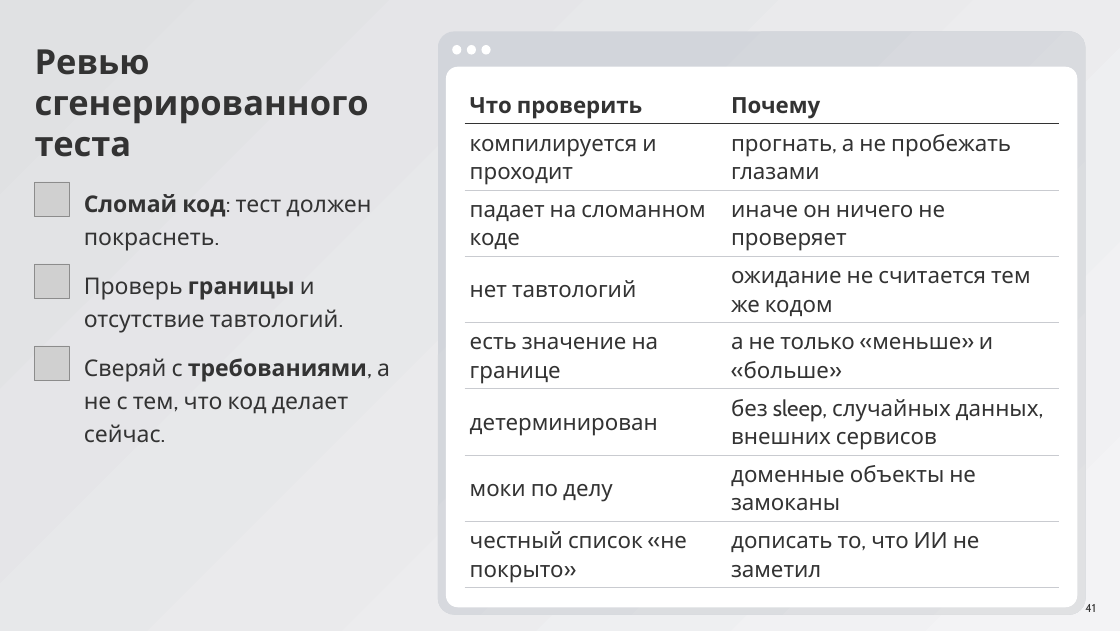
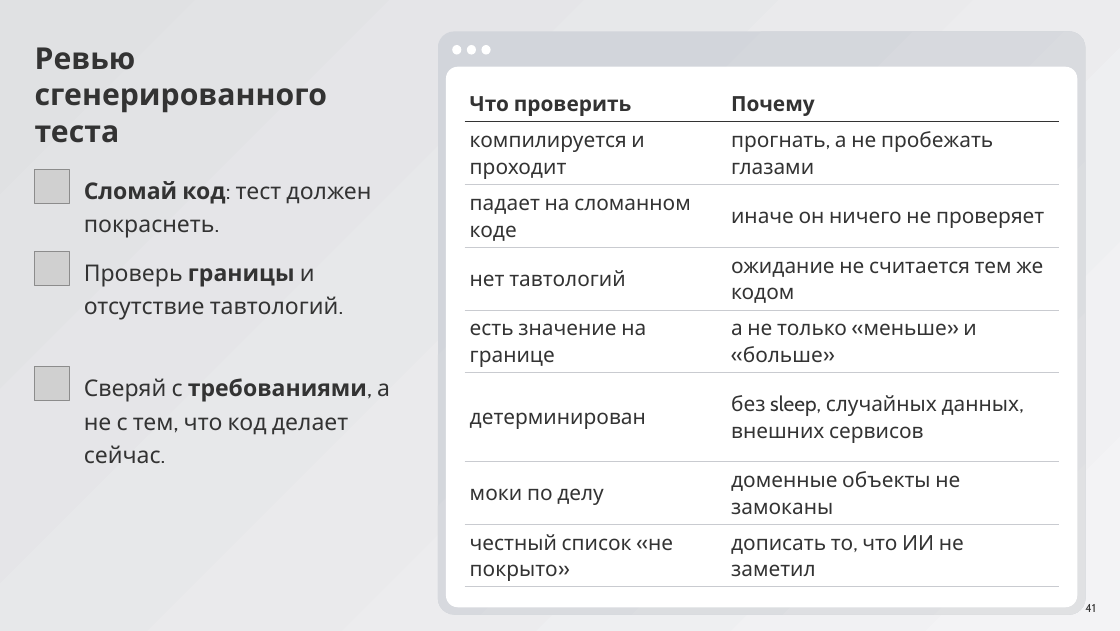
Before and after one commit to ArthurAipov/market-pulse-innopolis, a slide deck: slide 41 of advanced/docs/seminar8/Семинар 8.pptx. Drawn at 1120x631 pixels with LibreOffice and Linux fonts; fonts in the diff are those of the drawing; grey boxes stand for pictures. Boxes give left, top, right and bottom in pixels: in the first picture for what was removed or moved away, otherwise in the second. Text is boxed around its words. In the diff, an @@ line names an element or a change of style, - is before the commit and + after.

```diff
--- a/advanced/docs/seminar8/Семинар 8.pptx
+++ b/advanced/docs/seminar8/Семинар 8.pptx
@@ text "Ревью сгенерированного теста" at (x1=35, y1=47, x2=328, y2=143): size 48 to 42 pt @@
@@ table at (x1=465, y1=85, x2=1058, y2=587) @@
@@ size 31 to 29 pt @@
@@ 2 pictures, 1 text moved together from (x1=35, y1=182, x2=371, y2=299) to (x1=35, y1=169, x2=371, y2=286) @@
@@ text "Проверь границы и отсутствие тавтологий." moved from (x1=84, y1=277, x2=339, y2=333) to (x1=84, y1=264, x2=339, y2=320) @@
@@ picture moved from (x1=35, y1=346, x2=69, y2=381) to (x1=35, y1=366, x2=69, y2=401) @@
@@ text "Сверяй с требованиями, а не ..." moved from (x1=84, y1=358, x2=390, y2=442) to (x1=84, y1=378, x2=390, y2=463) @@
```
Also in this commit, not shown: 30 other slides changed.
